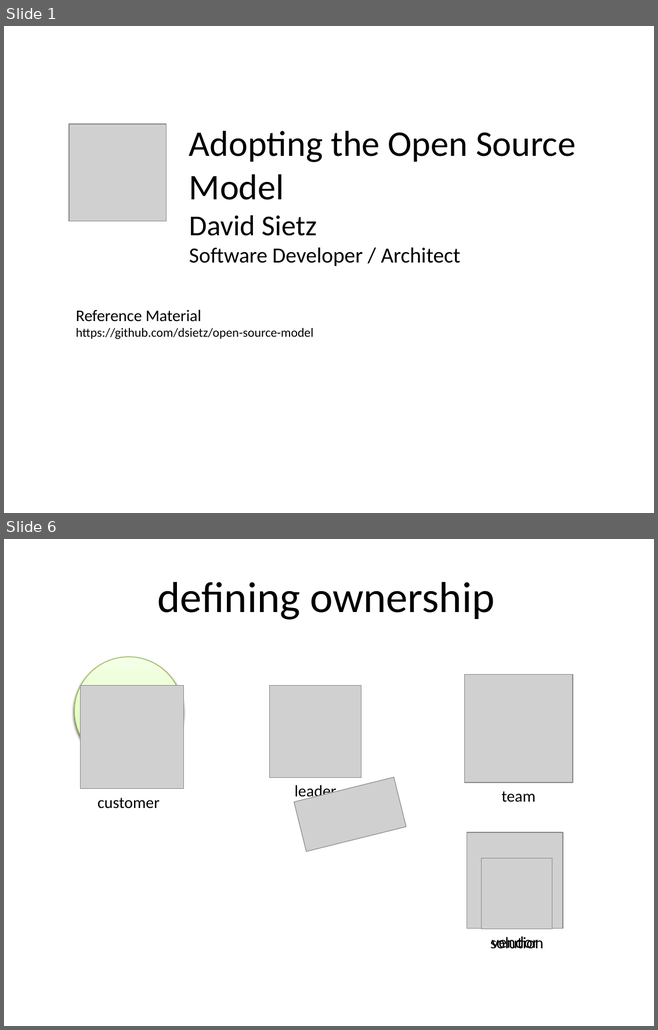
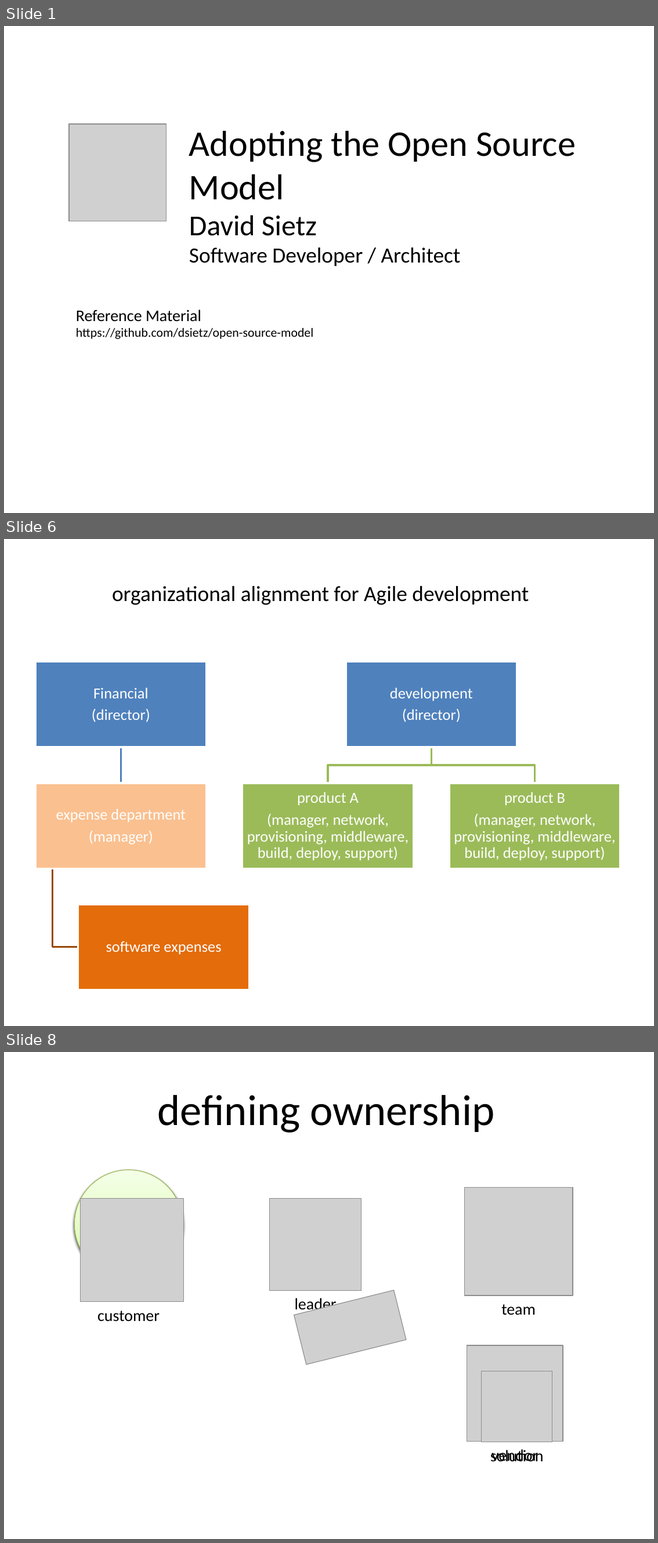
Before and after one commit to dsietz/open-source-model, a slide deck: Adopting the Open Source Model.pptx. Shown one above the other, each under a label of ours: slides 1 and 6 before the commit, slides 1, 6 and 8 after it; the slides between them are not shown. The pictures are 658x1030 and 658x1543 pixels, drawn with LibreOffice and Linux fonts; fonts in the diff are those of the drawing; grey boxes stand for pictures. Boxes give left, top, right and bottom in pixels: in the first picture for what was removed or moved away, otherwise in the second. Text is boxed around its words. In the diff, an @@ line names an element or a change of style, - is before the commit and + after.

```diff
--- a/Adopting the Open Source Model.pptx
+++ b/Adopting the Open Source Model.pptx
@@ slide 6 added at (4,539,654,1026), background #FFFFFF @@
@@ text added at (112,586,528,605), 24 pt, text #000000 @@
+organizational alignment for Agile development
@@ group added at (35,662,620,990): 6 rectangles, 6 texts, 4 freeform shapes @@
+Financial
+(director)
+expense department
+(manager)
+software expenses
+development
+(director)
+product A
+(manager, network, provisioning, middleware, build, deploy, support)
+product B
+(manager, network, provisioning, middleware, build, deploy, support)
@@ what was slide 6 is now slide 8 @@
```
Also in this commit, not shown: 8 slides changed, 1 other slide added.
